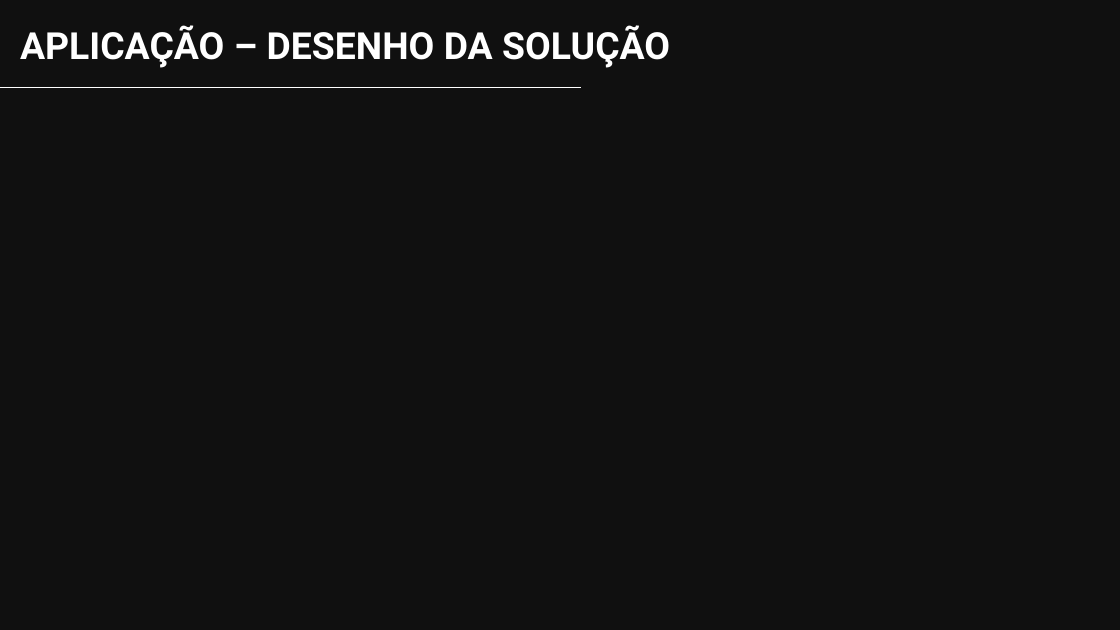
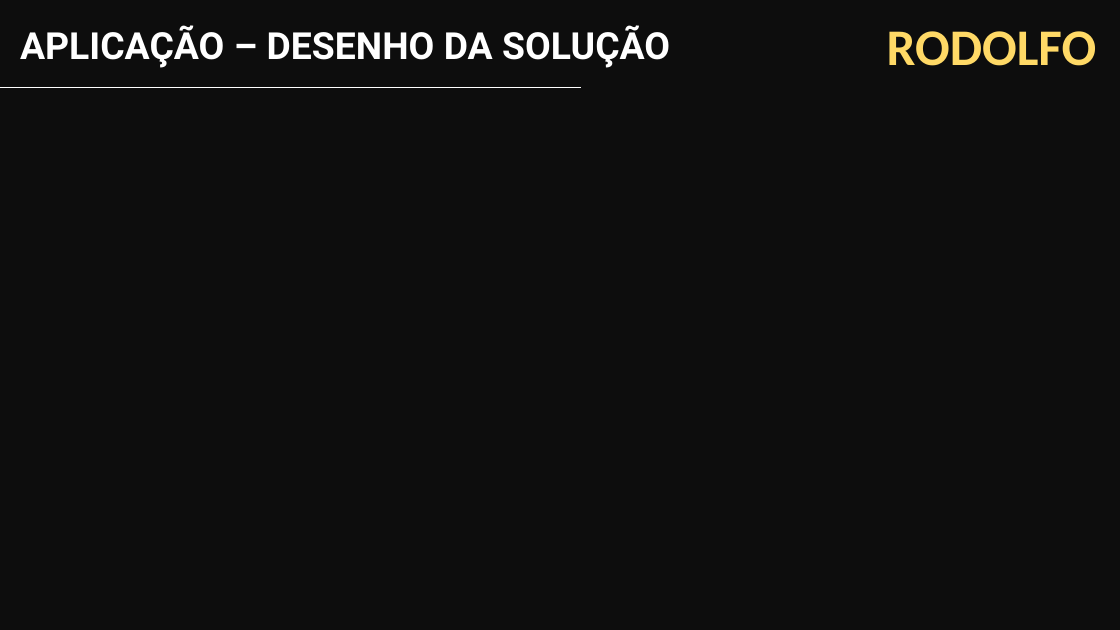
Before and after one commit to YudiG12/grupo-bandtec, a slide deck: slide 13 of Apresentação/inSensor.pptx. Drawn at 1120x630 pixels with LibreOffice and Linux fonts; fonts in the diff are those of the drawing; background and template pictures are left out; a plain dark background stands for a picture behind light text. Boxes give left, top, right and bottom in pixels: in the first picture for what was removed or moved away, otherwise in the second. Text is boxed around its words. In the diff, an @@ line names an element or a change of style, - is before the commit and + after.

```diff
--- a/Apresentação/inSensor.pptx
+++ b/Apresentação/inSensor.pptx
@@ text added at bbox=[887, 31, 1097, 66], 44 pt, text #FFD966, bold @@
+RODOLFO
```
Also in this commit, not shown: 19 other slides changed, 3 slides added.
